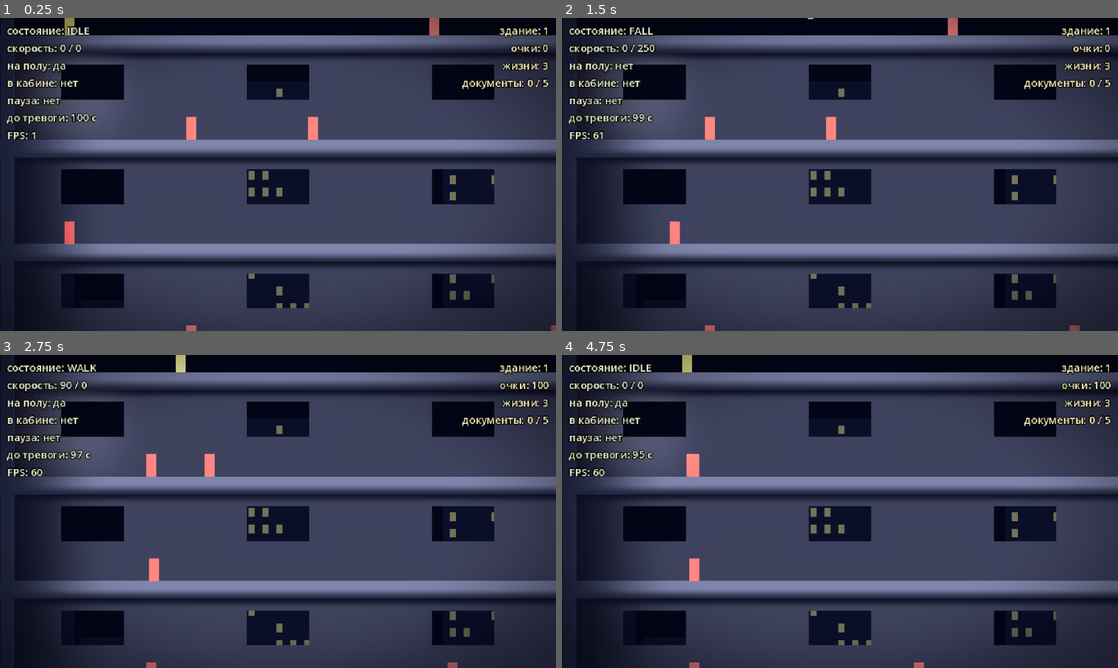
Above: before the commit, frames 1-4 (two rows, left to right).
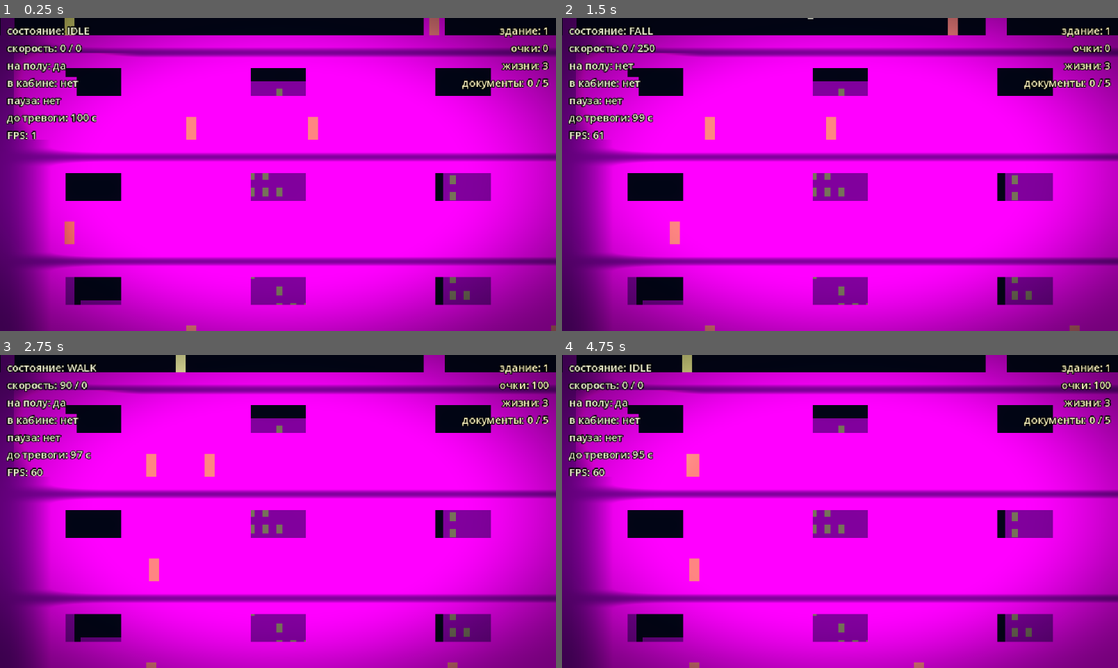
Above: after the commit, the same moments.

Repository: BalashovDmitriy/elaction
Game: Godot game, scene res://src/main.tscn
Same seed, same stepped clock (60 frames per second), same inputs: the game is played once before the commit and once after it.
Inputs (mouse positions are in pixels of both pictures, inside the frame that each line leads up to):
- Up to frame 1 (0.25 s): no input
- Up to frame 2 (1.5 s): tap Enter at 0.5 s; move the mouse to (962, 158) at 0.52 s; hold Right (move_right) 0.53-1.25 s; tap X (shoot) at 0.6 s; click (962, 158) at 0.67 s; tap Space (jump) at 0.77 s; drag from (728, 190) to (873, 240) at 1.27 s
- Up to frame 3 (2.75 s): move the mouse to (333, 442) at 2.02 s; hold Right (move_right) from 2.03 s (still down); tap Alt at 2.1 s
- Up to frame 4 (4.75 s): release Right (move_right) at 2.75 s; drag from (812, 574) to (995, 367) at 2.77 s; move the mouse to (1006, 558) at 3.52 s; hold Left (move_left) 3.53-4.25 s; tap X (shoot) at 3.6 s; tap Space (jump) at 3.77 s; drag from (673, 464) to (873, 473) at 4.27 s

The runs differ from the first frame. In frame 1, 89% of the frame differs, in the area x 0-100%, y 0-100%; in frame 2, 89%; in frame 3, 89%; in frame 4, 89%.

Commit message:
fix(m7a): правки авторевью — размер плитки, высота света, заглушка ассета
Самое дорогое: TextureRect объявляет минимальным размером размер своей
текстуры, и Control поднимал до него всё, что меньше. Полоса стены над
окном — 14 px при тайле 32 — растягивалась до 32 и закрывала город
в верхней трети каждого проёма на каждом этаже.

- EXPAND_IGNORE_SIZE на плитке, тест на подмену размера
- Line2D множил текстуру эскалатора на greybox-зелёный default_color
- тест плит считал любые TextureRect среди внуков — под это подходили
  кабина, дверь и лампа; теперь текстурой обязан быть закрыт каждый
  геометрический корпус
- высота источников доезжала до шейдера умноженной на масштаб узла:
  вспышка висела в 5 px вместо 24. Ставит LightTextures.raise, значения
  в константах — настоящие пиксели мира, на это есть тест без сцены
- EnvTextures.tile больше не отдаёт null: ненарисованный ассет — розовый
  квадрат и ошибка в лог, а не серая заливка в одних местах и невидимый
  узел в других. Три цветовые константы greybox удалены
- Pillow и numpy уехали в requirements-assets.txt: requirements-dev.txt
  ставит CI, а README обещает, что генератор ему не нужен
- шаг съёмки at_the_door убран: выдержкой до двери по сиду не дойти
- мелочи генератора: --out вне проекта, UTF-8 до argparse, дублирование
  godot_bin в blender_bin, мёртвая подгонка швов, двойной счёт путей

Замер DoD после правок: 0.64 мс/кадр при бюджете 16.6 мс. Тесты 186.

Co-Authored-By: Claude Opus 5 <noreply@anthropic.com>
Claude-Session: https://claude.ai/code/session_017bcGbTT9AMZ4JutwgQQ7gC

Diff:
--- a/src/autoload/screenshotter.gd
+++ b/src/autoload/screenshotter.gd
@@ -101,11 +101,12 @@
 		{"label": "walking", "actions": ["move_right"], "hold": 1.4},
 		{"label": "settled", "actions": [], "hold": 1.0},
 	],
+	# Ни один шаг не обещает места: двери и лампы стоят по сиду, а выдержкой
+	# до них не дойти — этим занимается tools/light_shot.tscn, он ждёт состояние.
 	"M7A":
 	[
 		{"label": "roof", "actions": [], "hold": 0.8},
 		{"label": "walking", "actions": ["move_right"], "hold": 1.4},
-		{"label": "at_the_door", "actions": [], "hold": 0.6},
 		{"label": "muzzle_flash", "actions": ["shoot"], "hold": 0.08},
 		{"label": "settled", "actions": [], "hold": 1.0},
 	],
--- a/src/levels/greybox_level.gd
+++ b/src/levels/greybox_level.gd
@@ -4,16 +4,11 @@
 ## Здание, собранное по [BuildingPlan].
 ##
 ## Где что стоит, решает раскладка по правилам и сиду; уровень только расставляет
-## узлы и связывает их между собой. Геометрия — прямоугольники: настоящие ассеты
-## приходят в M7, свет — в M6.
+## узлы и связывает их между собой. Геометрия собрана из ассетов окружения
+## ([EnvTextures], ADR-0011), свет к ним пришёл раньше — в M6.
 
 ## Otto вышел из здания, собрав все документы.
 signal building_cleared
-
-## Цвета геометрии заданы ярче, чем нужно на экране: с M6 всё, что рисуется,
-## множится на общий тон ([constant AMBIENT]), и прежние цвета ушли бы в чёрное.
-const SOLID_COLOR := Color(0.30, 0.32, 0.40)
-const EXIT_COLOR := Color(0.30, 0.52, 0.36)
 
 ## Общий тон здания — и он же тон погашенного этажа (ADR-0010, пункт 3).
 ##
@@ -36,10 +31,6 @@
 const WINDOW_SIZE := Vector2(72.0, 40.0)
 ## На сколько ниже потолка начинается окно, px.
 const WINDOW_TOP: float = 14.0
-
-## Задняя стена этажа. Светлее геометрии: это дальний план, и сливаться
-## с перекрытиями ему нельзя, иначе этаж читается как сплошная плита.
-const BACK_WALL := Color(0.15, 0.16, 0.22)
 
 ## Город за окнами: силуэт и горящие окна. Само небо — цвет узла Background
 ## в сцене, там же, где сам узел.
@@ -333,11 +324,7 @@
 	var collision := CollisionShape2D.new()
 	collision.shape = shape
 	zone.add_child(collision)
-	var way := EnvTextures.tile("exit_way")
-	if way == null:
-		zone.add_child(_panel(area.size, -area.size * 0.5, EXIT_COLOR))
-	else:
-		zone.add_child(_tiled(area.size, -area.size * 0.5, way))
+	zone.add_child(_tiled(area.size, -area.size * 0.5, EnvTextures.tile("exit_way")))
 
 	zone.body_entered.connect(_on_exit_entered)
 	add_child(zone)
@@ -471,7 +458,7 @@
 		victim.kill()
 
 
-func _build_solid(rect: Rect2, tile: CanvasTexture = null) -> void:
+func _build_solid(rect: Rect2, tile: CanvasTexture) -> void:
 	var body := StaticBody2D.new()
 	body.position = rect.position + rect.size * 0.5
 	# Тела добавляются в дерево после Otto, то есть рисовались бы поверх него.
@@ -483,10 +470,7 @@
 	var collision := CollisionShape2D.new()
 	collision.shape = shape
 	body.add_child(collision)
-	if tile == null:
-		body.add_child(_panel(rect.size, -rect.size * 0.5, SOLID_COLOR))
-	else:
-		body.add_child(_tiled(rect.size, -rect.size * 0.5, tile))
+	body.add_child(_tiled(rect.size, -rect.size * 0.5, tile))
 	body.add_child(_occluder(rect.size))
 
 	add_child(body)
@@ -521,6 +505,9 @@
 	add_child(_back_walls)
 
 	var gaps := window_gaps(rules.width, WINDOWS_PER_FLOOR, WINDOW_SIZE.x)
+	# Тайлы берутся один раз на здание: полос и рам под три сотни, а текстур две.
+	var wall_tile := EnvTextures.tile("wall")
+	var frame_tile := EnvTextures.tile("window_frame")
 	# С первого этажа, а не с нулевого: нулевой — крыша, комнаты за ней нет.
 	# [method BuildingRules.story_top] отдаёт для неё верх здания, и стена вышла бы
 	# полосой в небе над тем местом, где Otto начинает, с обрезанными окнами.
@@ -532,26 +519,22 @@
 
 		var window_top := minf(top + WINDOW_TOP, surface)
 		var window_bottom := minf(window_top + WINDOW_SIZE.y, surface)
-		_add_back_wall(Rect2(0.0, top, rules.width, window_top - top))
-		_add_back_wall(Rect2(0.0, window_bottom, rules.width, surface - window_bottom))
+		_add_back_wall(Rect2(0.0, top, rules.width, window_top - top), wall_tile)
+		_add_back_wall(Rect2(0.0, window_bottom, rules.width, surface - window_bottom), wall_tile)
 
 		for span: Vector2 in BuildingPlan.spans_between(gaps, rules.width):
 			var strip := Rect2(span.x, window_top, span.y - span.x, window_bottom - window_top)
-			_add_back_wall(strip)
+			_add_back_wall(strip, wall_tile)
 
 		for gap: Vector2 in gaps:
 			var opening := Rect2(gap.x, window_top, gap.y - gap.x, window_bottom - window_top)
-			_add_window_frame(opening)
-
-
-func _add_back_wall(rect: Rect2) -> void:
+			_add_window_frame(opening, frame_tile)
+
+
+func _add_back_wall(rect: Rect2, tile: CanvasTexture) -> void:
 	if rect.size.x <= 0.0 or rect.size.y <= 0.0:
 		return
 
-	var tile := EnvTextures.tile("wall")
-	if tile == null:
-		_back_walls.add_child(_panel(rect.size, rect.position, BACK_WALL))
-		return
 	_back_walls.add_child(_tiled(rect.size, rect.position, tile))
 
 
@@ -560,9 +543,8 @@
 ## Кладётся девятикусочно и наполовину заходит на стену: так проём получает
 ## откос, на котором играет свет этажа, а город в нём остаётся городом —
 ## середина рамы пустая, а не застеклённая.
-func _add_window_frame(opening: Rect2) -> void:
-	var tile := EnvTextures.tile("window_frame")
-	if tile == null or opening.size.x <= 0.0 or opening.size.y <= 0.0:
+func _add_window_frame(opening: Rect2, tile: CanvasTexture) -> void:
+	if opening.size.x <= 0.0 or opening.size.y <= 0.0:
 		return
 
 	var overlap := EnvTextures.FRAME_MARGIN * 0.5
@@ -598,6 +580,9 @@
 ## Маска гасится на каждой панели, а не на общем узле: [member CanvasItem.light_mask]
 ## детям не передаётся, и город в окне разгорался вместе с этажом — окно читалось
 ## как освещённая ниша, а не как улица.
+## Кусок дальнего плана: башня с текстурой или окно, которое рисуется заливкой.
+## Окну рельеф ни к чему — оно источник, а не поверхность, поэтому [param tile]
+## у него пустой. Это единственное место, где заливка осталась намеренно.
 func _add_city_panel(rect: Rect2, color: Color, tile: CanvasTexture = null) -> void:
 	var panel: Control = (
 		_panel(rect.size, rect.position, color)
@@ -677,6 +662,11 @@
 	# Повтор включается на самом узле: по умолчанию холст зажимает текстуру
 	# по краям, и плита в тридцать тайлов вышла бы одним растянутым.
 	rect.texture_repeat = CanvasItem.TEXTURE_REPEAT_ENABLED
+	# Размер задаёт место, а не тайл. По умолчанию [TextureRect] объявляет
+	# минимальным размером размер текстуры, и [Control] поднимал до него всё,
+	# что меньше: полоса стены над окном (14 px при тайле 32 px) растягивалась
+	# до 32 px и закрывала город в верхней трети проёма.
+	rect.expand_mode = TextureRect.EXPAND_IGNORE_SIZE
 	rect.size = size
 	rect.position = offset
 	rect.mouse_filter = Control.MOUSE_FILTER_IGNORE
--- a/src/systems/assets/env_textures.gd
+++ b/src/systems/assets/env_textures.gd
@@ -41,10 +41,17 @@
 ## Ассеты, которые кладутся девятикусочно, а не плиткой.
 const FRAMED: PackedStringArray = ["window_frame"]
 
-static var _cache := {}
+## Заглушка на месте ненарисованного ассета.
+const MISSING_COLOR := Color(1.0, 0.0, 0.9)
+const MISSING_SIDE: int = 8
+
+static var _cache: Dictionary = {}
 
 
-## Текстура ассета или null, если генератор её ещё не нарисовал.
+## Текстура ассета. Ассета нет — вернётся заглушка, но не null.
+##
+## Половина узлов молча оставалась бы невидимой, а другая половина подставляла
+## серую заливку, и ни то ни другое не показывает причину. Заглушка показывает.
 static func tile(name: String) -> CanvasTexture:
 	if _cache.has(name):
 		return _cache[name] as CanvasTexture
@@ -71,24 +78,34 @@
 
 
 static func _build(name: String) -> CanvasTexture:
-	var diffuse := _map(name)
+	# Пути берутся из [method paths_of], а не собираются заново: по ним же
+	# проверяет тест, и второй такой же счёт разъехался бы с этим.
+	var maps := paths_of(name)
+	var diffuse := _map(maps[0])
 	if diffuse == null:
-		# Не тихий null: без диффуза уровень остался бы без геометрии вовсе,
-		# а причина была бы не видна ни в кадре, ни в логе.
 		push_error("Нет диффузной карты ассета %s — запустите tools/render_env.py" % name)
-		return null
+		return _missing()
 
 	var texture := CanvasTexture.new()
 	texture.diffuse_texture = diffuse
-	texture.normal_texture = _map(name + NORMAL_SUFFIX)
-	texture.specular_texture = _map(name + SPECULAR_SUFFIX)
+	texture.normal_texture = _map(maps[1])
+	texture.specular_texture = _map(maps[2])
 	# Резкость блика лежит в альфе карты, поэтому множитель остаётся нейтральным.
 	texture.specular_shininess = 1.0
 	return texture
 
 
-static func _map(file: String) -> Texture2D:
-	var path := DIR + file + ".png"
+## Ядовитый квадрат вместо ассета: в кадре его видно сразу, и он не
+## притворяется картинкой, как притворялась бы серая заливка.
+static func _missing() -> CanvasTexture:
+	var image := Image.create_empty(MISSING_SIDE, MISSING_SIDE, false, Image.FORMAT_RGBA8)
+	image.fill(MISSING_COLOR)
+	var texture := CanvasTexture.new()
+	texture.diffuse_texture = ImageTexture.create_from_image(image)
+	return texture
+
+
+static func _map(path: String) -> Texture2D:
 	if not ResourceLoader.exists(path):
 		return null
 	return load(path) as Texture2D
--- a/src/systems/combat/bullet.gd
+++ b/src/systems/combat/bullet.gd
@@ -54,8 +54,8 @@
 	_flash.texture = LightTextures.spot()
 	_flash.color = FLASH_COLOR
 	_flash.energy = FLASH_ENERGY
-	_flash.height = LightTextures.FLASH_HEIGHT
 	_flash.scale = Vector2.ONE * (FLASH_RADIUS * 2.0 / float(LightTextures.SIZE))
+	LightTextures.raise(_flash, LightTextures.FLASH_HEIGHT)
 	add_child(_flash)
 
 
--- a/src/systems/escalators/escalator.gd
+++ b/src/systems/escalators/escalator.gd
@@ -41,9 +41,16 @@
 	_ramp.points = PackedVector2Array([Vector2.ZERO, via, descent])
 	# Полотно тянется тайлом вдоль линии: ступени идут ровным шагом при любой
 	# длине пролёта, а растянутый на весь пролёт тайл шага бы не дал.
-	_ramp.texture = EnvTextures.tile("escalator_belt")
+	var belt := EnvTextures.tile("escalator_belt")
+	if belt == null:
+		return
+	_ramp.texture = belt
 	_ramp.texture_mode = Line2D.LINE_TEXTURE_TILE
 	_ramp.texture_repeat = CanvasItem.TEXTURE_REPEAT_ENABLED
+	# [member Line2D.default_color] уходит в цвет вершин и множится на текстуру.
+	# Зелёный цвет greybox-полотна красил металл ассета в свой оттенок, поэтому
+	# вместе с текстурой он снимается — но только вместе с ней.
+	_ramp.default_color = Color.WHITE
 
 
 ## Везёт ли эскалатор кого-нибудь прямо сейчас.
--- a/src/systems/lighting/area_light.gd
+++ b/src/systems/lighting/area_light.gd
@@ -28,7 +28,8 @@
 	light.color = tint
 	light.energy = strength
 	light.shadow_enabled = false
-	light.height = LightTextures.FILL_HEIGHT
 	light.position = area.position + area.size * 0.5
 	light.scale = area.size / float(LightTextures.SIZE)
+	# Высота ставится после масштаба: она в него и упирается.
+	LightTextures.raise(light, LightTextures.FILL_HEIGHT)
 	return light
--- a/src/systems/lighting/lamp.gd
+++ b/src/systems/lighting/lamp.gd
@@ -96,8 +96,8 @@
 	light.color = LIGHT_COLOR
 	light.energy = LIGHT_ENERGY
 	light.shadow_enabled = true
-	light.height = LightTextures.SPOT_HEIGHT
 	light.scale = Vector2.ONE * (LIGHT_RADIUS * 2.0 / float(LightTextures.SIZE))
+	LightTextures.raise(light, LightTextures.SPOT_HEIGHT)
 	return light
 
 
--- a/src/systems/lighting/light_textures.gd
+++ b/src/systems/lighting/light_textures.gd
@@ -33,6 +33,10 @@
 ## Чем выше источник, тем ровнее свет и тем меньше рельефа. Поэтому у широкой
 ## заливки высота большая, у пятна лампы — средняя, у вспышки выстрела — малая:
 ## вспышка и должна выхватывать рельеф резко.
+##
+## Ставится не присваиванием, а через [method raise]: движок множит поле
+## [member PointLight2D.height] на средний масштаб узла, а масштаб у наших
+## источников любой — заливка растянута на весь этаж, пятно лампы на её радиус.
 const FILL_HEIGHT: float = 320.0
 const SPOT_HEIGHT: float = 80.0
 const FLASH_HEIGHT: float = 24.0
@@ -59,6 +63,17 @@
 const FLOOR_PLATEAU: float = 0.80
 
 static var _cache: Dictionary = {}
+
+
+## Поднимает источник на [param pixels] пикселей мира.
+##
+## Масштаб узла к этому моменту должен быть уже выставлен: величина делится на
+## него обратно, и в шейдер уходит ровно то число, что записано в константе.
+## Без этого вспышка выстрела висела в пяти пикселях над стеной вместо двадцати
+## четырёх — то есть светила почти вдоль неё и рельефа не показывала вовсе.
+static func raise(light: PointLight2D, pixels: float) -> void:
+	var average := (absf(light.scale.x) + absf(light.scale.y)) * 0.5
+	light.height = pixels if is_zero_approx(average) else pixels / average
 
 
 ## Яркость по доле расстояния от середины: 0 — середина, 1 — край и дальше.
--- a/tests/test_env_assets.gd
+++ b/tests/test_env_assets.gd
@@ -10,9 +10,27 @@
 ## [constant EnvTextures.NAMES], и забытая нормаль падает сама, без правки теста.
 
 const LEVEL_SCENE := preload("res://src/levels/greybox_level.tscn")
+const DOOR_SCENE := preload("res://src/systems/doors/door.tscn")
+const LAMP_SCENE := preload("res://src/systems/lighting/lamp.tscn")
+const CAR_SCENE := preload("res://src/systems/elevators/elevator_car.tscn")
 
 ## Сколько кадров дать зданию собраться.
 const SETTLE_FRAMES: int = 5
+
+## Ассеты, которые кладутся в готовый узел сцены: ассет, сцена, имя узла.
+##
+## Размер места живёт в `.tscn`, размер картинки — в генераторе, и связаны они
+## только словом в комментарии. Здесь это слово проверяется.
+const FITTED: Array[Array] = [
+	["door", DOOR_SCENE, "Panel"],
+	["door_red", DOOR_SCENE, "Panel"],
+	["door_ajar", DOOR_SCENE, "Panel"],
+	["door_open", DOOR_SCENE, "Panel"],
+	["door_mat", DOOR_SCENE, "MatVisual"],
+	["lamp", LAMP_SCENE, "Visual"],
+	["car_slab", CAR_SCENE, "FloorVisual"],
+	["car_slab", CAR_SCENE, "RoofVisual"],
+]
 
 
 func before_each() -> void:
@@ -76,16 +94,87 @@
 		)
 
 
-func test_the_building_lays_the_tile_on_its_slabs() -> void:
+func test_the_side_wall_tile_is_as_wide_as_the_wall() -> void:
+	# Боковая стена не тайлится по горизонтали: тайл шире или уже стены — и она
+	# собирается из обрезков либо вылезает за свой габарит.
+	var tile := EnvTextures.tile("wall_side")
+	assert_not_null(tile)
+	if tile == null:
+		return
+	assert_eq(float(tile.diffuse_texture.get_width()), GreyboxLevel.WALL_WIDTH)
+
+
+func test_the_exit_asset_covers_the_whole_doorway() -> void:
+	# Выход — одна картинка, а не тайл: разойдётся с проёмом — вывеска повторится
+	# половинкой или обрежется.
+	var tile := EnvTextures.tile("exit_way")
+	assert_not_null(tile)
+	if tile == null:
+		return
+	assert_eq(
+		tile.diffuse_texture.get_size(), Vector2(GreyboxLevel.EXIT_WIDTH, GreyboxLevel.EXIT_HEIGHT)
+	)
+
+
+func test_an_asset_is_exactly_as_big_as_the_node_it_fills() -> void:
+	# У этих узлов растяжение по месту, и ассет не того размера молча растянется,
+	# а не упадёт. Размер места берётся из офсетов сцены, а не у живого узла: в
+	# дереве узел сам подтягивается под текстуру и о расхождении уже не скажет.
+	for row: Array in FITTED:
+		var asset := row[0] as String
+		var scene := row[1] as PackedScene
+		var node_name := row[2] as String
+
+		var blueprint := scene.instantiate()
+		var visual := blueprint.get_node(node_name) as TextureRect
+		var slot := Vector2(
+			visual.offset_right - visual.offset_left, visual.offset_bottom - visual.offset_top
+		)
+		blueprint.free()
+
+		var tile := EnvTextures.tile(asset)
+		assert_not_null(tile, "ассет %s собирается" % asset)
+		if tile == null:
+			continue
+		assert_eq(tile.diffuse_texture.get_size(), slot, "%s нарисован под %s" % [asset, node_name])
+
+
+func test_the_building_lays_the_tile_on_every_slab() -> void:
+	# Считать любой TextureRect в здании нельзя: их носят и кабина, и дверь, и
+	# лампа, и выход, — проверка проходила бы, даже если бы все перекрытия
+	# остались заливкой. Смотрим только на тела геометрии, и на все.
 	var level := await _building()
+	var solids := 0
 	var textured := 0
 	for body: Node in level.get_children():
+		# Ровно [StaticBody2D], а не «is»: кабина и лампа — [AnimatableBody2D],
+		# то есть тоже StaticBody2D, а их настил и абажур кладёт не уровень.
+		if body.get_class() != "StaticBody2D":
+			continue
+		solids += 1
 		for child: Node in body.get_children():
 			var panel := child as TextureRect
 			if panel != null and panel.texture is CanvasTexture:
 				textured += 1
 
-	assert_gt(textured, 0, "перекрытия собраны из ассета, а не из заливки")
+	assert_gt(solids, 0, "геометрия здания собрана")
+	assert_eq(textured, solids, "каждое тело геометрии закрыто ассетом, а не заливкой")
+
+
+func test_a_strip_thinner_than_its_tile_keeps_its_height() -> void:
+	# Полоса стены над окном тоньше своего тайла: 14 px против 32 px. По умолчанию
+	# [TextureRect] объявляет минимальным размером размер текстуры, и [Control]
+	# поднимал полосу до размера тайла — стена закрывала верхнюю треть проёма, и
+	# город в окне пропадал. Правило общее: место задаёт размер, а не картинка.
+	var level := await _building()
+	var found := false
+	for panel: TextureRect in _rects_of(level):
+		if not is_equal_approx(panel.size.x, level.rules.width):
+			continue
+		if is_equal_approx(panel.size.y, GreyboxLevel.WINDOW_TOP):
+			found = true
+
+	assert_true(found, "полоса стены над окном осталась во всю свою толщину")
 
 
 func test_every_light_stands_above_the_canvas() -> void:
@@ -99,7 +188,17 @@
 		var spot := light as PointLight2D
 		if spot == null:
 			continue
-		assert_gt(spot.height, 0.0, "источник %s поднят над холстом" % spot.name)
+		# Проверяется не поле, а то, что дойдёт до шейдера: движок множит высоту
+		# на средний масштаб узла, а масштаб у наших источников любой.
+		var scaled := spot.height * (absf(spot.scale.x) + absf(spot.scale.y)) * 0.5
+		# В здании два вида источников: заливка этажа со столбом шахты и пятно
+		# лампы. Высота у них разная, поэтому ожидание выбирается по близости.
+		var wanted := (
+			LightTextures.SPOT_HEIGHT
+			if absf(scaled - LightTextures.SPOT_HEIGHT) < absf(scaled - LightTextures.FILL_HEIGHT)
+			else LightTextures.FILL_HEIGHT
+		)
+		assert_almost_eq(scaled, wanted, 1.0, "источник %s поднят на свою высоту" % spot.name)
 
 
 func _building() -> GreyboxLevel:
@@ -110,10 +209,23 @@
 	var level := LEVEL_SCENE.instantiate() as GreyboxLevel
 	level.rules = rules
 	level.building_seed = 1
+	# Проверяется, что здание собрано из ассетов, а не что бой выигрывается:
+	# агенты и их пули здесь только добавляли бы кадров и случайности.
+	level.spawn_agents = false
 	add_child_autofree(level)
 	for _frame: int in SETTLE_FRAMES:
 		await get_tree().process_frame
 	return level
+
+
+func _rects_of(node: Node) -> Array[TextureRect]:
+	var found: Array[TextureRect] = []
+	var rect := node as TextureRect
+	if rect != null:
+		found.append(rect)
+	for child: Node in node.get_children():
+		found.append_array(_rects_of(child))
+	return found
 
 
 func _lights_of(node: Node) -> Array[Light2D]:
--- a/tests/test_light_textures.gd
+++ b/tests/test_light_textures.gd
@@ -48,3 +48,25 @@
 func test_beyond_the_edge_there_is_no_light() -> void:
 	assert_eq(LightTextures.profile(2.0, PLATEAU), 0.0, "дальше края света не прибавляется")
 	assert_eq(LightTextures.falloff(0.0, 0.0, PLATEAU), 0.0, "полоса нулевой ширины не светит")
+
+
+func test_raise_gives_the_light_the_height_in_world_pixels() -> void:
+	# Движок множит height на средний масштаб узла, а у вспышки выстрела он
+	# около 0.2 — заявленные 24 px превращались в пять, то есть свет шёл почти
+	# вдоль стены. Проверяется поэтому не поле, а произведение.
+	var light := PointLight2D.new()
+	light.scale = Vector2.ONE * 0.2
+	LightTextures.raise(light, LightTextures.FLASH_HEIGHT)
+	var scaled := light.height * (absf(light.scale.x) + absf(light.scale.y)) * 0.5
+	assert_almost_eq(scaled, LightTextures.FLASH_HEIGHT, 0.001)
+	light.free()
+
+
+func test_raise_handles_a_light_squashed_to_nothing() -> void:
+	# Заливка этажа масштабируется прямоугольником, и здание в ноль этажей
+	# даёт нулевую высоту площади: делить на неё нельзя.
+	var light := PointLight2D.new()
+	light.scale = Vector2.ZERO
+	LightTextures.raise(light, LightTextures.FILL_HEIGHT)
+	assert_eq(light.height, LightTextures.FILL_HEIGHT)
+	light.free()
Not shown, added: requirements-assets.txt
Not shown, changed: requirements-dev.txt
Not shown, changed: README.md
Not shown, changed: docs/STATUS.md
Not shown, changed: docs/adr/0011-asset-pipeline.md
Not shown, changed: tools/blender_bin.py
Not shown, changed: tools/render_env.py
